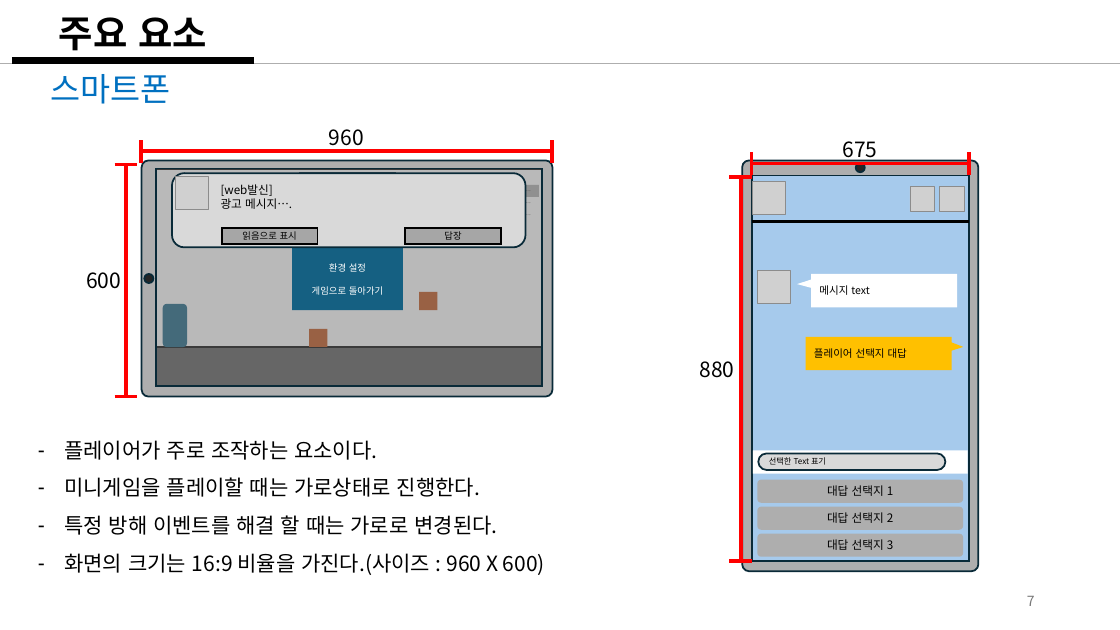
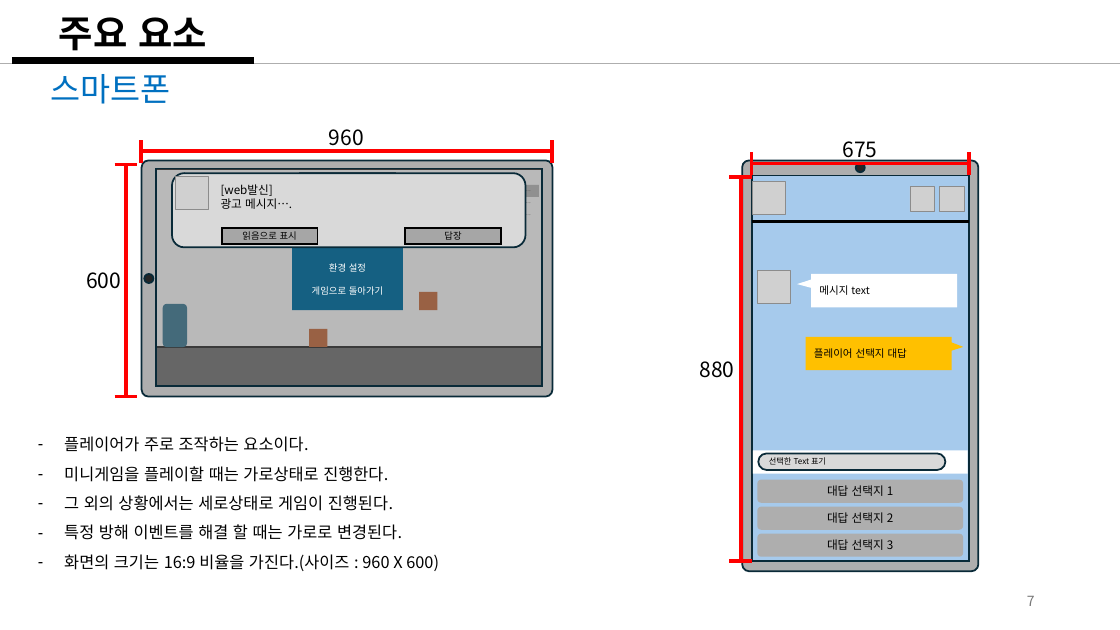
Before and after one commit to weariness00/Mandle_10Minute_Game, a slide deck: slide 7 of document/Please Leave me alone!.pptx. Drawn at 1120x630 pixels with LibreOffice and Linux fonts; fonts in the diff are those of the drawing; grey boxes stand for pictures; background and template pictures are left out. Boxes give left, top, right and bottom in pixels: in the first picture for what was removed or moved away, otherwise in the second. Text is boxed around its words. In the diff, an @@ line names an element or a change of style, - is before the commit and + after.

Commit message:
20250217_기획_간단 방해 이벤트 추가
- 졸림 이벤트
- 네트워크 끊김 이벤트

```diff
--- a/document/Please Leave me alone!.pptx
+++ b/document/Please Leave me alone!.pptx
@@ text at (64, 436, 439, 571): size 18 to 14 pt in "플레이어가 주로 조작하는 요소이다.", "미니게임을 플레이할 때는 가로상태로 진행한다.", "특정 방해 이벤트를 해결 할 때는 가로로 ...", "화면의 크기는 16:9 비율을 가진다.(사이즈 : 960 ..." @@
@@ text at (64, 495, 393, 511): paragraph added @@
+– 그 외의 상황에서는 세로상태로 게임이 진행된다.
```
Also in this commit, not shown: 7 other slides changed, 2 other files.
